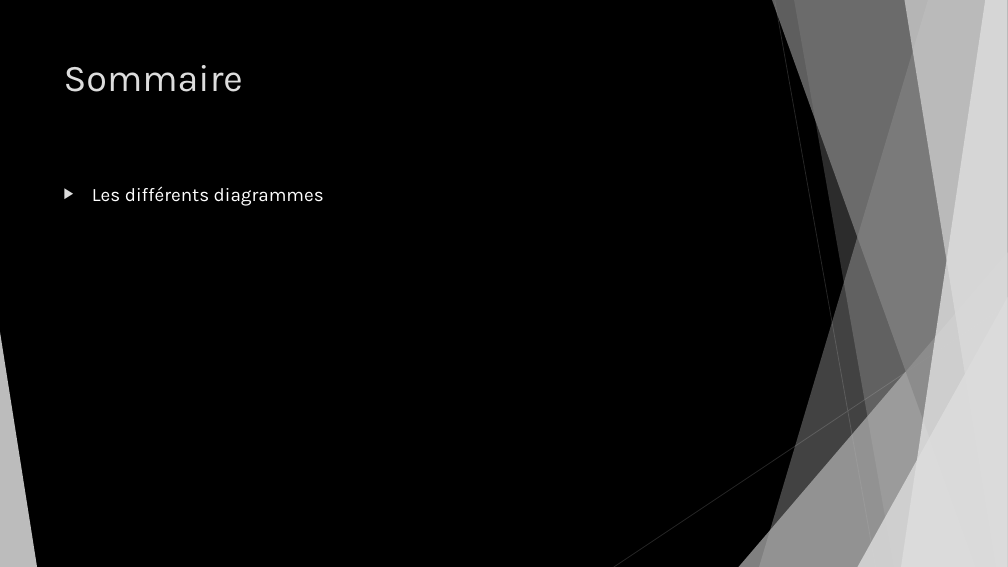
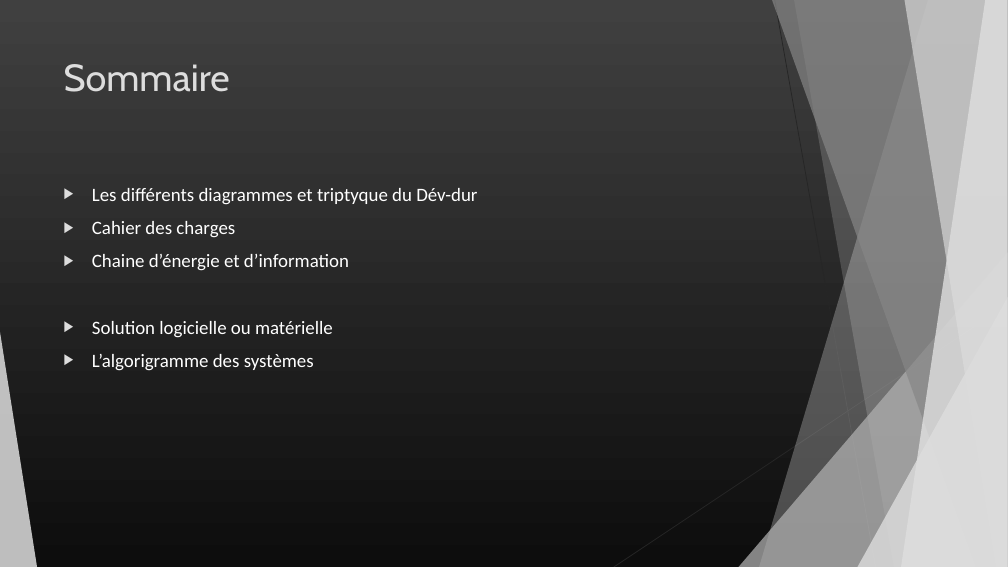
Before and after one commit to BoZhang-dev/Project-Joola, a slide deck: slide 2 of Notes/Presentation.pptx. Drawn at 1008x567 pixels with LibreOffice and Linux fonts; fonts in the diff are those of the drawing. Boxes give left, top, right and bottom in pixels: in the first picture for what was removed or moved away, otherwise in the second. Text is boxed around its words. In the diff, an @@ line names an element or a change of style, - is before the commit and + after.

```diff
--- a/Notes/Presentation.pptx
+++ b/Notes/Presentation.pptx
@@ background #000000 to gradient #404040 to #0D0D0D @@
@@ title "Sommaire" at [64,64,230,92]: font Karla to Cabin @@
@@ text at [92,188,477,371]: text changed; font Karla to Calibri @@
-▶ Les différents diagrammes
+▶ Les différents diagrammes et triptyque du Dév-dur
+▶ Cahier des charges
+▶ Chaine d’énergie et d’information
+▶ Solution logicielle ou matérielle
+▶ L’algorigramme des systèmes
```
Also in this commit, not shown: 1 other slide changed, 6 slides added, 1 other file.
